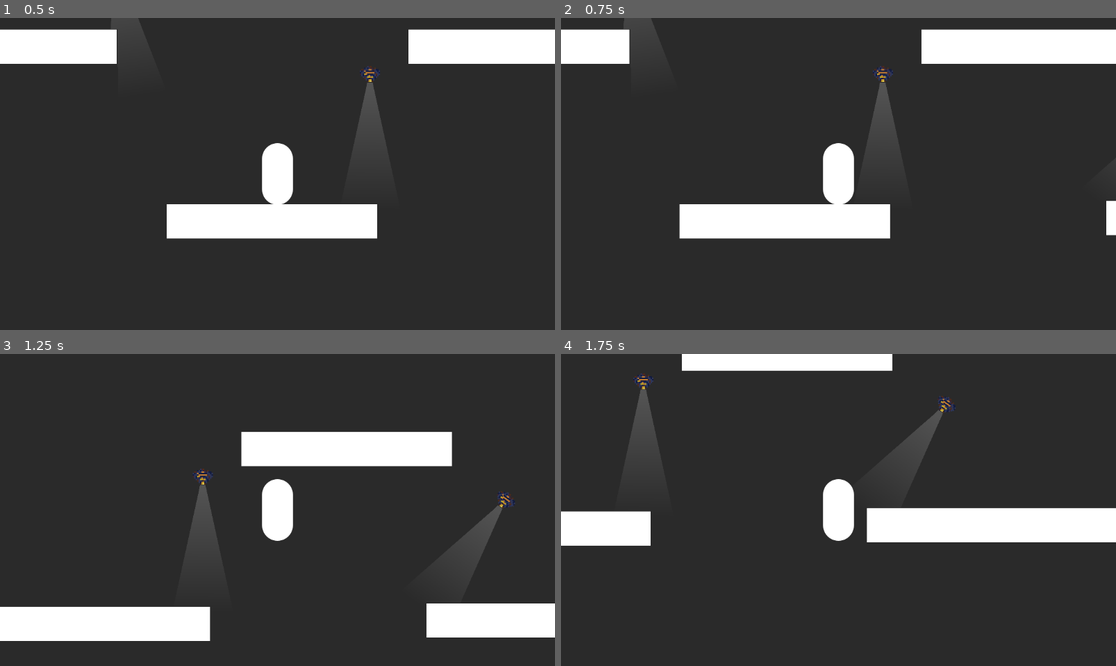
Above: before the commit, frames 1-4 (two rows, left to right).
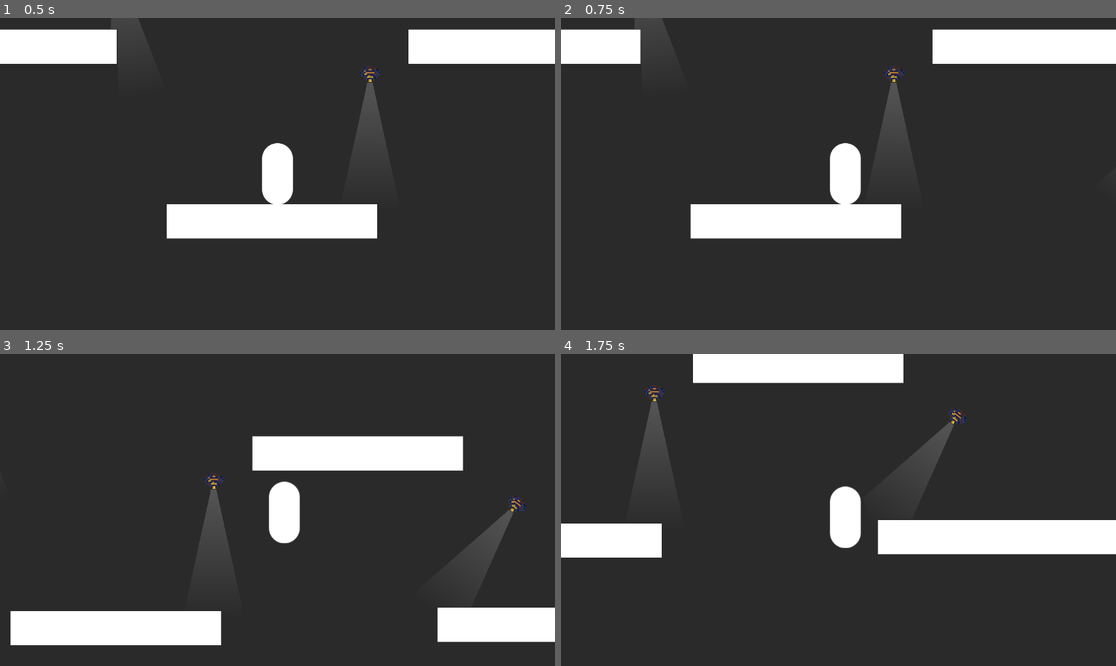
Above: after the commit, the same moments.

Repository: cookiemonsternz/SLIFT-Public
Game: Godot game, scene res://scenes/test.tscn
The game is run twice, just before and just after one commit, with the same random seed, the same clock (stepped at 60 frames per second) and the same inputs.
Inputs (mouse positions are in pixels of both pictures, inside the frame that each line leads up to):
- Up to frame 1 (0.5 s): no input
- Up to frame 2 (0.75 s): tap Enter at 0.5 s; move the mouse to (960, 158) at 0.52 s; hold D (move_right) from 0.53 s (still down); tap T (test_input) at 0.6 s
- Up to frame 3 (1.25 s): keep holding D (move_right); tap Space (player_jump) at 0.77 s
- Up to frame 4 (1.75 s): keep holding D (move_right); move the mouse to (727, 525) at 1.27 s; click (727, 525) at 1.35 s; tap Space (player_jump) at 1.52 s; tap T (test_input) at 1.55 s

Frame 1 is identical in both runs. In frame 2, 2.5% of the frame differs, in the area x 11-100%, y 0-71%; in frame 3, 6.0%; in frame 4, 9.3%, in the area x 0-100%, y 0-66%.

Commit message:
fixed physics stutter (take 3)

Diff:
--- a/project.godot
+++ b/project.godot
@@ -13,8 +13,11 @@
 config/name="SLIFT"
 run/main_scene="res://scenes/test.tscn"
 config/features=PackedStringArray("4.3", "Forward Plus")
-run/max_fps=60
 config/icon="res://assets/icon.svg"
+
+[display]
+
+window/vsync/vsync_mode=0
 
 [editor_plugins]
 
@@ -71,5 +74,5 @@
 
 [physics]
 
-common/physics_ticks_per_second=144
-common/max_fps=144
+common/physics_jitter_fix=0.0
+common/physics_interpolation=true
--- a/scenes/player.tscn
+++ b/scenes/player.tscn
@@ -47,6 +47,9 @@
 _data = [Vector2(0, 0), 0.0, 1.0, 0, 1, Vector2(1, 1), 1.0, 0.0, 1, 0]
 point_count = 2
 
+[sub_resource type="PhysicsMaterial" id="PhysicsMaterial_djybv"]
+friction = 0.0
+
 [sub_resource type="CapsuleShape2D" id="CapsuleShape2D_eru5a"]
 radius = 30.0
 height = 122.0
@@ -54,7 +57,7 @@
 [sub_resource type="OccluderPolygon2D" id="OccluderPolygon2D_l5py8"]
 polygon = PackedVector2Array(-5, -64, 7, -65, 17, -61, 26, -53, 32, -40, 32, 17, 32, 43, 23, 56, 12, 64, -11, 64, -25, 55, -32, 40, -33, 18, -33, -38, -28, -50, -20, -58, -12, -63)
 
-[node name="Player" type="CharacterBody2D" node_paths=PackedStringArray("grapple_origin", "rope1", "rope2", "raycast", "player_physics_follow", "jump_buffer_timer", "coyote_time_timer", "ground_cast", "player", "health_component", "arm_upgrade_component", "do_delete_timer") groups=["Player"]]
+[node name="Player" type="CharacterBody2D" node_paths=PackedStringArray("grapple_origin", "rope1", "rope2", "raycast", "player_physics_follow", "jump_buffer_timer", "coyote_time_timer", "ground_cast", "health_component", "arm_upgrade_component", "do_delete_timer") groups=["Player"]]
 collision_layer = 8
 collision_mask = 13
 script = ExtResource("1_x5w3x")
@@ -69,7 +72,6 @@
 jump_buffer_timer = NodePath("JumpBufferTimer")
 coyote_time_timer = NodePath("CoyoteTimeTimer")
 ground_cast = NodePath("GroundCast")
-player = NodePath(".")
 gravity_strength = 700.0
 coyote_time_time = 0.25
 health_component = NodePath("HealthComponent")
@@ -83,10 +85,12 @@
 target_position = Vector2(0, 65)
 
 [node name="PlayerSprite" type="Sprite2D" parent="."]
+physics_interpolation_mode = 1
 texture = SubResource("Texture2D_7im1b")
 
 [node name="Camera2D" type="Camera2D" parent="."]
-position_smoothing_speed = 10.0
+position_smoothing_enabled = true
+position_smoothing_speed = 15.0
 
 [node name="JumpBufferTimer" type="Timer" parent="."]
 one_shot = true
@@ -126,9 +130,11 @@
 [node name="RayCast2D" type="RayCast2D" parent="GrappleComponents"]
 
 [node name="PlayerPhysicsFollow" type="RigidBody2D" parent="GrappleComponents"]
+physics_interpolation_mode = 1
 top_level = true
 collision_layer = 2
 collision_mask = 5
+physics_material_override = SubResource("PhysicsMaterial_djybv")
 lock_rotation = true
 script = ExtResource("5_8xicw")
 
@@ -136,14 +142,6 @@
 shape = SubResource("CapsuleShape2D_eru5a")
 
 [node name="HealthComponent" parent="." instance=ExtResource("6_orm0g")]
-max_health = null
-health = null
-health_regen_rate = null
-health_regen_amount = null
-max_shield = null
-shield = null
-shield_regen_rate = null
-shield_regen_amount = null
 
 [node name="ArmUpgradeComponent" parent="." instance=ExtResource("7_i54cr")]
 
--- a/scripts/characters/components/arm_upgrade_component.gd
+++ b/scripts/characters/components/arm_upgrade_component.gd
@@ -16,7 +16,7 @@
 }
 
 func add_upgrade(side: int, index: int, upgrade: ArmUpgrade):
-	print(upgrade.upgrade_name)
+	#print(upgrade.upgrade_name)
 	if side == Grapples.Left:
 		installed_upgrades_left.insert(index, upgrade)
 	elif side == Grapples.Right:
--- a/scripts/characters/components/arm_upgrade_components/yank_arm_upgrade.gd
+++ b/scripts/characters/components/arm_upgrade_components/yank_arm_upgrade.gd
@@ -26,9 +26,6 @@
 func _on_arm_connected(side: int, target_position: Vector2, player: Player, root: Node):
 	queue_yank = true
 	queued_target_pos = target_position
-	#print("Targetposition : ", player.player_physics_follow.global_position.direction_to(target_position).normalized(), " Move mode:  ", player.current_move_mode)
-	#player.player_physics_follow.set_pos(Vector2(player.player_physics_follow.global_position.x, player.player_physics_follow.global_position.y - 100))
-	#player.player_physics_follow.apply_impulse(player.player_physics_follow.global_position.direction_to(target_position).normalized() * YANK_AMOUNT)
 
 # Called when an arm is released
 #func _on_arm_released(side: int, player: Player, root: Node):
--- a/scripts/characters/components/health_component.gd
+++ b/scripts/characters/components/health_component.gd
@@ -41,7 +41,7 @@
 	arm_upgrade_component = get_tree().get_first_node_in_group("Player").arm_upgrade_component
 
 func damage(damage: float, damage_type: DamageType = DamageType.World):
-	print(shield, " : ", health)
+	#print(shield, " : ", health)
 	arm_upgrade_component.player_damaged(damage, damage_type)
 	match damage_type:
 		DamageType.World:
--- a/scripts/characters/player.gd
+++ b/scripts/characters/player.gd
@@ -49,7 +49,6 @@
 @export var jump_buffer_timer: Timer
 @export var coyote_time_timer: Timer
 @export var ground_cast: RayCast2D
-@export var player: CharacterBody2D
 
 @export_subgroup("Jumping")
 @export var jump_velocity = -700.0 # Maximum jump strength
@@ -86,6 +85,7 @@
 	jump_buffer_timer.wait_time = jump_buffer_time
 
 func _process(delta: float) -> void:
+	#print(position)
 	if Input.is_action_just_pressed("test_input"):
 		var yank_upgrade = YankArmUpgrade.new()
 		arm_upgrade_component.add_upgrade(Grapples.Left, 0, yank_upgrade)
@@ -126,9 +126,11 @@
 	else:
 		velocity.y += gravity_strength * delta
 
+	#print(velocity)
+
 	if is_sliding:
 		handle_sliding(input_chosen, delta)
-		player.velocity.x = vel_x
+		velocity.x = vel_x
 	else:
 		velocity.x = move_speed * input_chosen
 
@@ -136,28 +138,28 @@
 
 func handle_sliding(input_chosen: float, delta: float):
 	# If we have low velocity change back to regular move mode
-		if vel_x > -25 and vel_x < 25:
-			is_sliding = false
-			vel_x = 0
-
-		# Case for sliding right when holding left
-		if vel_x > 0 and input_chosen < 0:
-			vel_x -= stop_speed * delta
-		# Case for sliding right when holding nothing
-		if vel_x > 0 and input_chosen == 0:
-			vel_x -= slow_speed * delta
-		# Case for sliding left when holding right
-		if vel_x > 0 and input_chosen > 0:
-			vel_x -= mantain_speed * delta
-		# Case for sliding left when holding right
-		if vel_x < 0 and input_chosen > 0:
-			vel_x += stop_speed * delta
-		# Case for sliding left when holding left
-		if vel_x < 0 and input_chosen < 0:
-			vel_x += mantain_speed * delta
-		# Case for sliding right when holding nothing
-		if vel_x < 0 and input_chosen == 0:
-			vel_x += slow_speed * delta
+	if vel_x > -15 and vel_x < 15:
+		is_sliding = false
+		vel_x = 0
+
+	# Case for sliding right when holding left
+	if vel_x > 0 and input_chosen < 0:
+		vel_x -= stop_speed * delta
+	# Case for sliding right when holding nothing
+	if vel_x > 0 and input_chosen == 0:
+		vel_x -= slow_speed * delta
+	# Case for sliding left when holding right
+	if vel_x > 0 and input_chosen > 0:
+		vel_x -= mantain_speed * delta
+	# Case for sliding left when holding right
+	if vel_x < 0 and input_chosen > 0:
+		vel_x += stop_speed * delta
+	# Case for sliding left when holding left
+	if vel_x < 0 and input_chosen < 0:
+		vel_x += mantain_speed * delta
+	# Case for sliding right when holding nothing
+	if vel_x < 0 and input_chosen == 0:
+		vel_x += slow_speed * delta
 
 func handle_air_movement():
 	# Set position to the rigidbody position
@@ -169,12 +171,11 @@
 	# If the player is on the ground and the timer that starts when player leaves ground is stopped (eg the timer has runout)
 	# we delete the arms and set the player to the ground state
 	if ground_cast.is_colliding() and do_delete_timer.is_stopped():
-
 		arm_upgrade_component.player_landed()
-
-		if is_sliding == false:
+		if not is_sliding:
 			vel_x = player_physics_follow.linear_velocity.x
 			is_sliding = true
+
 
 		if spring_joints[1] != null:
 			spring_joints[1].queue_free()
--- a/scripts/environment/light_object.gd
+++ b/scripts/environment/light_object.gd
@@ -62,10 +62,10 @@
 
 func _on_body_entered_light_collider(body: PhysicsBody2D) -> void:
 	if not Engine.is_editor_hint():
-		print("HI")
+		#print("HI")
 		if body.is_in_group("Player"):
 			bodies_in_light.append(body)
-			print(timers, " : ", bodies_in_light)
+			#print(timers, " : ", bodies_in_light)
 
 func _on_body_exited_light_collider(body: PhysicsBody2D) -> void:
 	if not Engine.is_editor_hint():
Not shown: 1 places in scenes/player.tscn that only renumber resources
